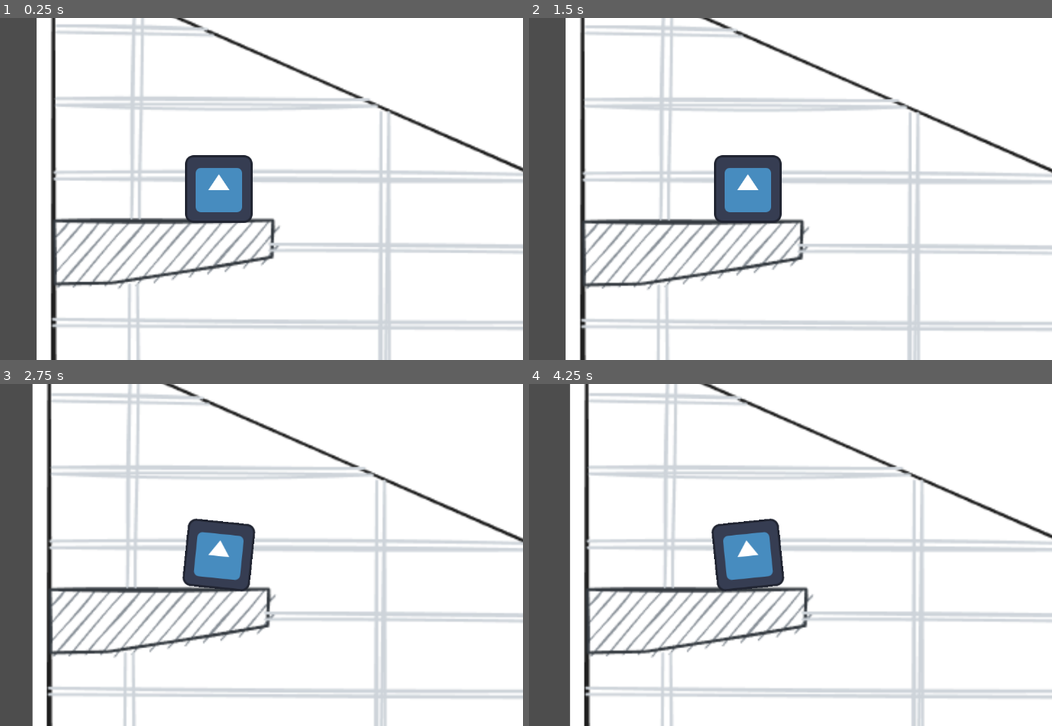
Above: before the commit, frames 1-4 (two rows, left to right).
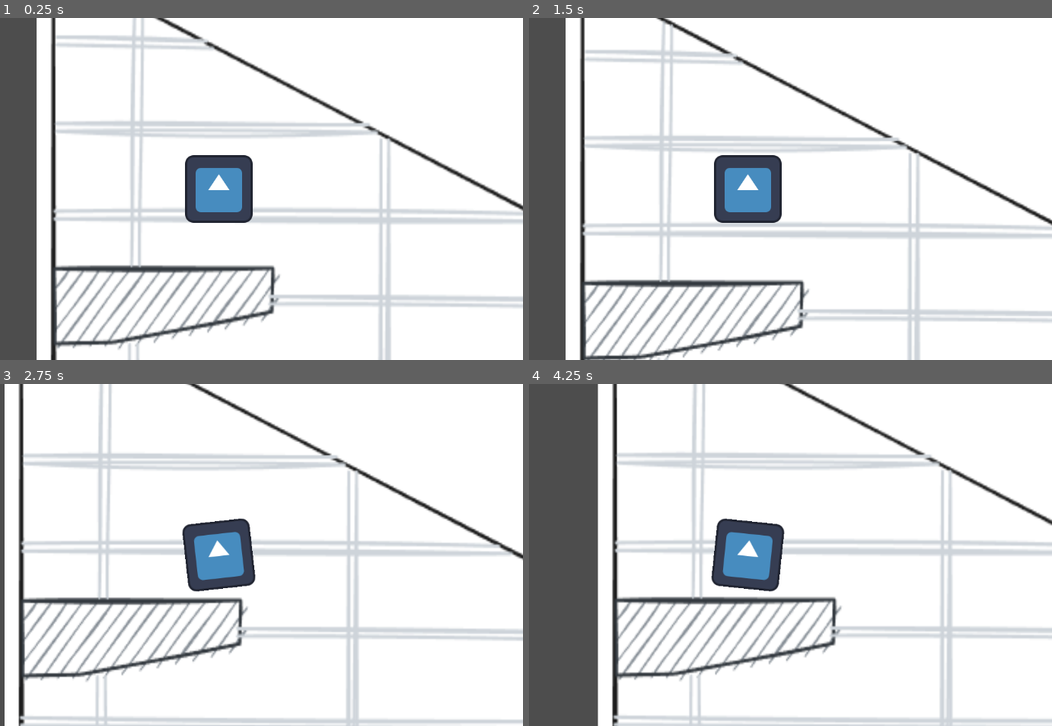
Above: after the commit, the same moments.

Repository: vereym/puffin-spring-game-jam
Game: Godot game, scene res://main/main.tscn
Same seed, same stepped clock (60 frames per second), same inputs: the game is played once before the commit and once after it. The engine's default icon, where the game draws it, is replaced by a stand-in: a white triangle on a blue panel in a dark square.
Inputs:
- Up to frame 1 (0.25 s): no input
- Up to frame 2 (1.5 s): tap Enter at 0.5 s; hold D (right) 0.53-1.28 s; tap R at 0.6, 1.35 s; hold A (left) from 1.28 s (still down)
- Up to frame 3 (2.75 s): release A (left) at 2.03 s; hold D (right) from 2.03 s (still down); tap R at 2.1 s
- Up to frame 4 (4.25 s): tap R at 2.85, 3.6 s; release D (right) at 3.53 s; hold A (left) from 3.53 s (still down)

The runs differ from the first frame. In frame 1, 20% of the frame differs, in the area x 9-100%, y 0-100%; in frame 2, 21%; in frame 3, 28%, in the area x 0-100%, y 0-100%; in frame 4, 28%.

Commit message:
try out pin joint

Diff:
--- a/main/main.tscn
+++ b/main/main.tscn
@@ -16,7 +16,7 @@
 distance = -557.0
 
 [sub_resource type="RectangleShape2D" id="RectangleShape2D_xwkvk"]
-size = Vector2(416, 69)
+size = Vector2(416, 82)
 
 [node name="MainController" type="Node" unique_id=857405349]
 script = ExtResource("1_53q0u")
@@ -24,11 +24,12 @@
 [node name="SwimmingPool" type="Node2D" parent="." unique_id=1747023405]
 
 [node name="Background" type="Sprite2D" parent="SwimmingPool" unique_id=330199885]
-position = Vector2(585.875, 1978.3906)
-scale = Vector2(2.7409704, 2.7409704)
+position = Vector2(585.875, 2351.6675)
+scale = Vector2(2.7409704, 3.2540655)
 texture = ExtResource("2_xwkvk")
 
 [node name="WorldBoundary" type="StaticBody2D" parent="SwimmingPool" unique_id=1253131135]
+position = Vector2(0, 749)
 
 [node name="CollisionShape2D" type="CollisionShape2D" parent="SwimmingPool/WorldBoundary" unique_id=1907589114]
 position = Vector2(569, 3845)
@@ -46,9 +47,8 @@
 position = Vector2(324, 543)
 
 [node name="Tower" type="StaticBody2D" parent="SwimmingPool" unique_id=181180395]
-visible = false
-position = Vector2(9, 607)
+position = Vector2(9, 722)
 
 [node name="CollisionShape2D" type="CollisionShape2D" parent="SwimmingPool/Tower" unique_id=1477726587]
-position = Vector2(208, 34.5)
+position = Vector2(208, 41)
 shape = SubResource("RectangleShape2D_xwkvk")
--- a/main/player/player.tscn
+++ b/main/player/player.tscn
@@ -5,6 +5,14 @@
 
 [sub_resource type="RectangleShape2D" id="RectangleShape2D_c651c"]
 size = Vector2(111, 113)
+
+[sub_resource type="CapsuleShape2D" id="CapsuleShape2D_howr1"]
+radius = 23.0
+height = 72.0
+
+[sub_resource type="CapsuleShape2D" id="CapsuleShape2D_ssv3l"]
+radius = 23.0
+height = 72.0
 
 [node name="Player" type="RigidBody2D" unique_id=1274872764]
 script = ExtResource("1_howr1")
@@ -17,3 +25,27 @@
 shape = SubResource("RectangleShape2D_c651c")
 
 [node name="Camera2D" type="Camera2D" parent="." unique_id=1238370246]
+
+[node name="RightPinJoint2D" type="PinJoint2D" parent="." unique_id=555898328]
+position = Vector2(46, 50)
+node_a = NodePath("..")
+node_b = NodePath("../right")
+motor_enabled = true
+
+[node name="LeftPinJoint2D" type="PinJoint2D" parent="." unique_id=1670499781]
+position = Vector2(-48, 50)
+node_a = NodePath("..")
+node_b = NodePath("../left")
+motor_enabled = true
+
+[node name="right" type="RigidBody2D" parent="." unique_id=960504133]
+position = Vector2(52, 72)
+
+[node name="CollisionShape2D" type="CollisionShape2D" parent="right" unique_id=1016644315]
+shape = SubResource("CapsuleShape2D_howr1")
+
+[node name="left" type="RigidBody2D" parent="." unique_id=197100901]
+position = Vector2(-53, 73)
+
+[node name="CollisionShape2D" type="CollisionShape2D" parent="left" unique_id=662063300]
+shape = SubResource("CapsuleShape2D_ssv3l")
--- a/main/player/player_controller.gd
+++ b/main/player/player_controller.gd
@@ -10,3 +10,6 @@
 		state.apply_force(Vector2.LEFT * force)
 	elif Input.is_action_pressed("right"):
 		state.apply_force(Vector2.RIGHT * force)
+
+# func _physics_process(delta: float) -> void:
+# 	$RightPinJoint2D.transform
--- a/project.godot
+++ b/project.godot
@@ -14,6 +14,10 @@
 run/main_scene="uid://cfxqy72key3id"
 config/features=PackedStringArray("4.6", "GL Compatibility")
 config/icon="res://icon.svg"
+
+[display]
+
+window/stretch/aspect="keep_width"
 
 [file_customization]
 
